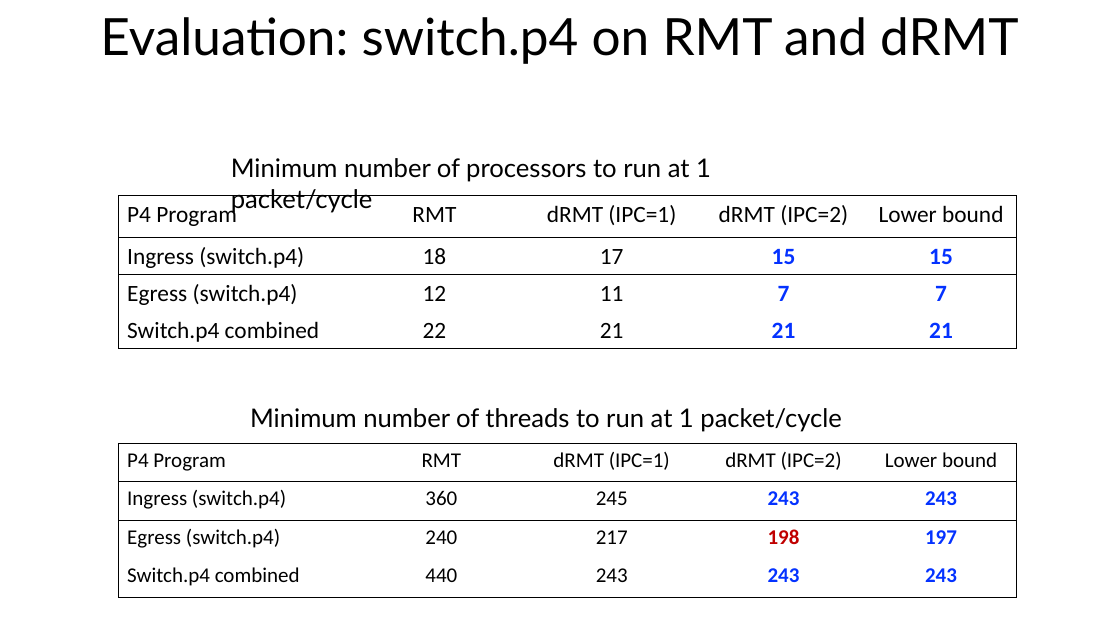
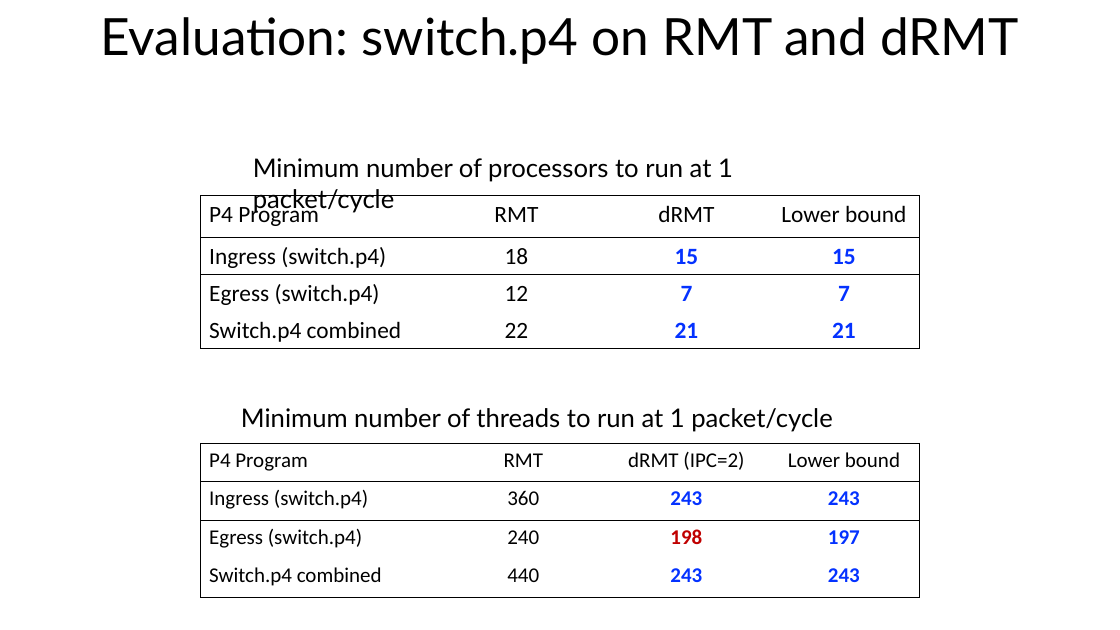
Before and after one commit to anirudhSK/drmt_talk, a slide deck: slide 29 of drmt_sigcomm.pptx (slide 21 before the commit). Drawn at 1120x630 pixels with LibreOffice and Linux fonts; fonts in the diff are those of the drawing. Boxes give left, top, right and bottom in pixels: in the first picture for what was removed or moved away, otherwise in the second. Text is boxed around its words. In the diff, an @@ line names an element or a change of style, - is before the commit and + after.

```diff
--- a/drmt_sigcomm.pptx
+++ b/drmt_sigcomm.pptx
@@ text "Minimum number of processors to ...": place and size @@
-text "Minimum number of processors to ..." at bbox=[231, 158, 711, 213]
+text "Minimum number of processors to ..." at bbox=[253, 158, 733, 213]
@@ table at bbox=[201, 196, 919, 349] @@
-column 3: dRMT (IPC=1) | 17 | 11 | 21
-column 4: dRMT (IPC=2) | 15 | 7 | 21
+column 3: dRMT | 15 | 7 | 21
@@ table: place and size @@
-table at bbox=[118, 196, 1016, 349]
+table at bbox=[201, 196, 919, 349]
@@ text "Minimum number of threads to ...": place and size @@
-text "Minimum number of threads to ..." at bbox=[250, 408, 842, 432]
+text "Minimum number of threads to ..." at bbox=[241, 408, 833, 432]
@@ table at bbox=[201, 444, 919, 597] @@
-column 3: dRMT (IPC=1) | 245 | 217 | 243
@@ table: place and size @@
-table at bbox=[118, 444, 1016, 597]
+table at bbox=[201, 444, 919, 597]
```
Also in this commit, not shown: 2 slides added, 1 slide removed.
